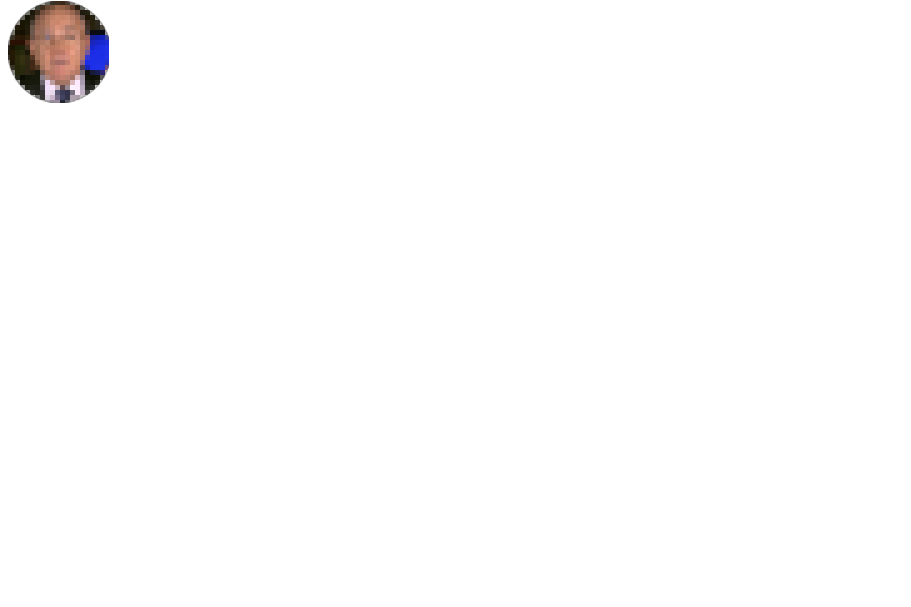
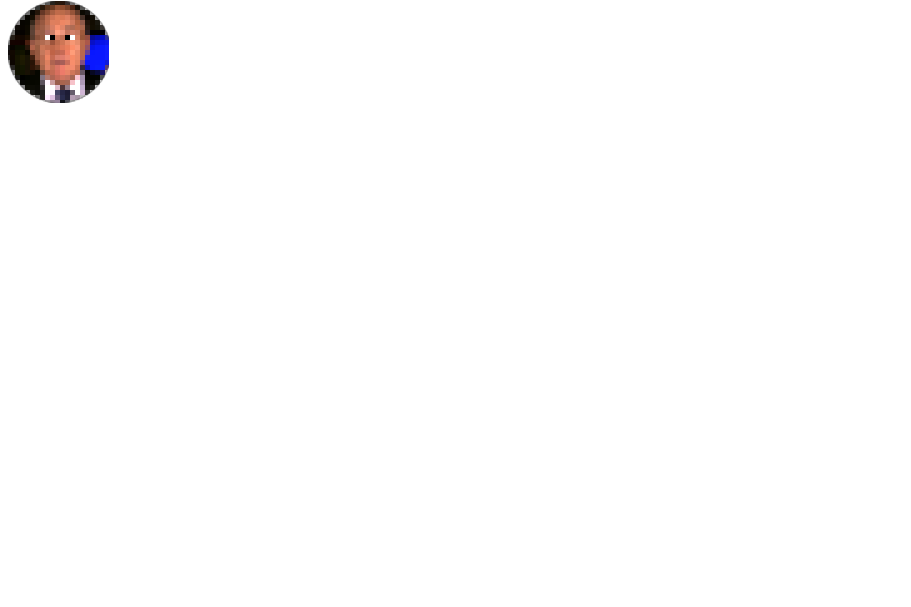
Revision of a layered 911 × 607 image; what changed, layer by layer:
painted on "Layer 1" over [45, 35, 75, 40]
